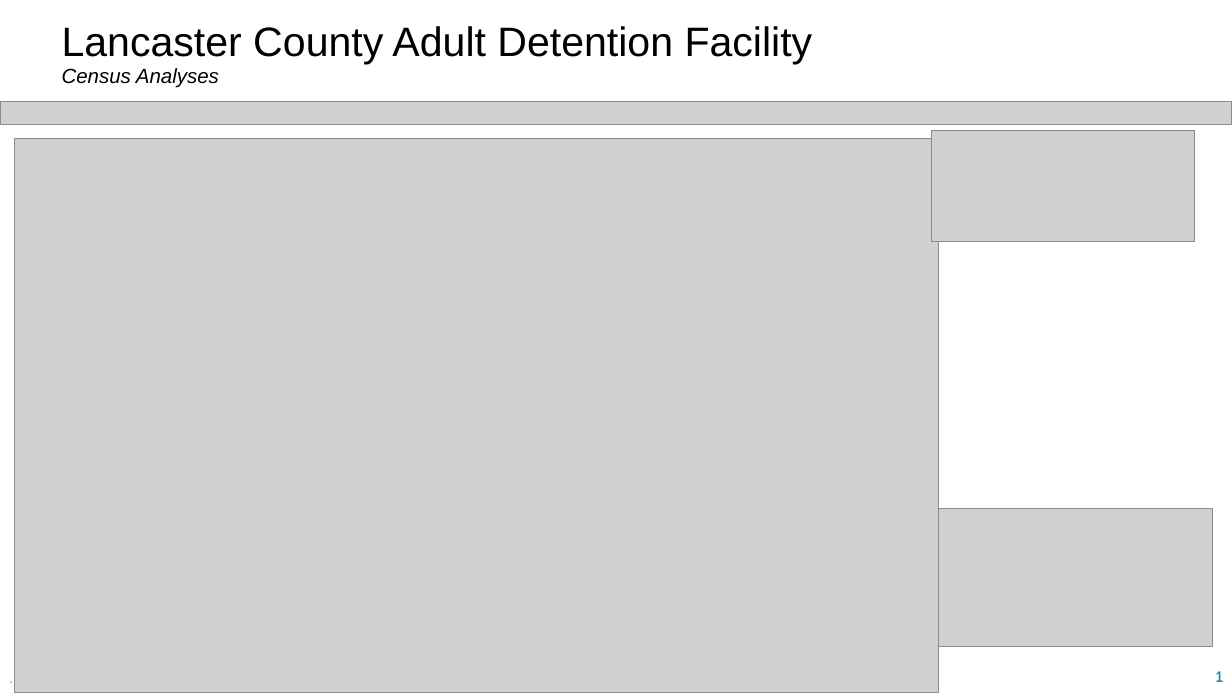
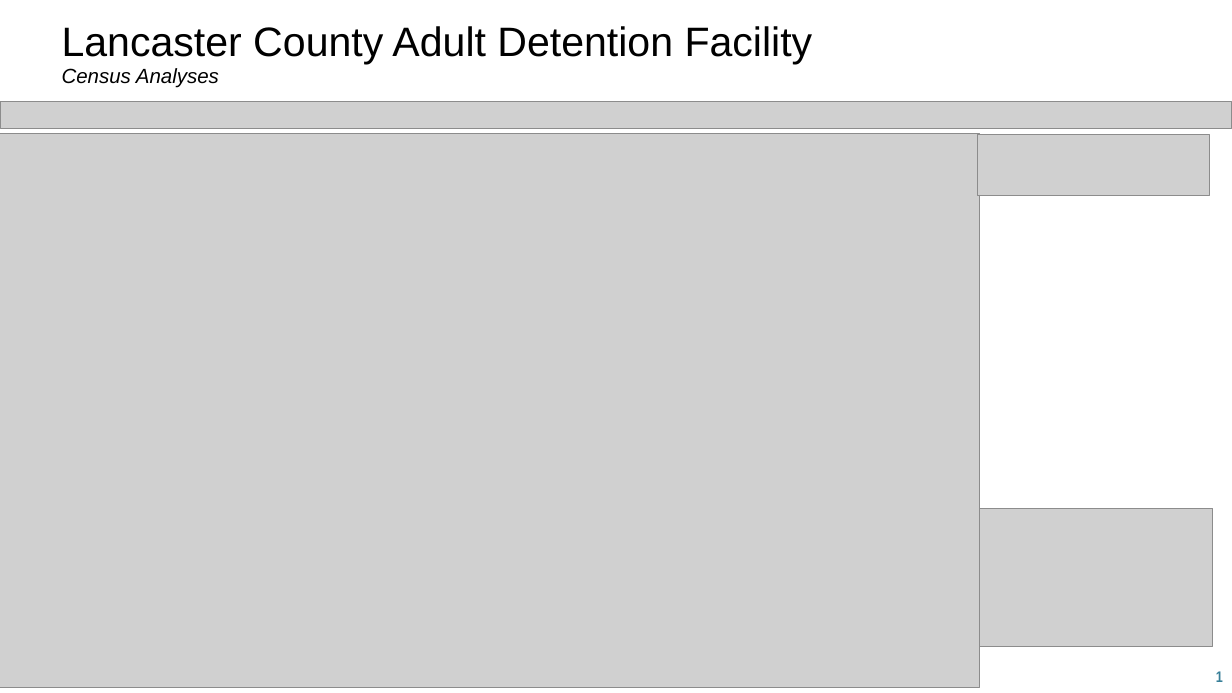
Before and after one commit to mwe-hdr/sbx-data-vis, a slide deck: slide 1 of data/input/templates/pptx_template.vis_10.test.pptx. Drawn at 1232x693 pixels with LibreOffice and Linux fonts; fonts in the diff are those of the drawing; grey boxes stand for pictures. Boxes give left, top, right and bottom in pixels: in the first picture for what was removed or moved away, otherwise in the second. Text is boxed around its words. In the diff, an @@ line names an element or a change of style, - is before the commit and + after.

```diff
--- a/data/input/templates/pptx_template.vis_10.test.pptx
+++ b/data/input/templates/pptx_template.vis_10.test.pptx
@@ picture resized from (x1=0, y1=101, x2=1232, y2=124) to (x1=0, y1=101, x2=1232, y2=128) @@
@@ picture resized from (x1=14, y1=139, x2=938, y2=693) to (x1=0, y1=133, x2=980, y2=688) @@
@@ picture removed at (x1=932, y1=131, x2=1194, y2=242) @@
@@ picture added at (x1=978, y1=135, x2=1210, y2=196) @@
```
Also in this commit, not shown: 13 other files.
